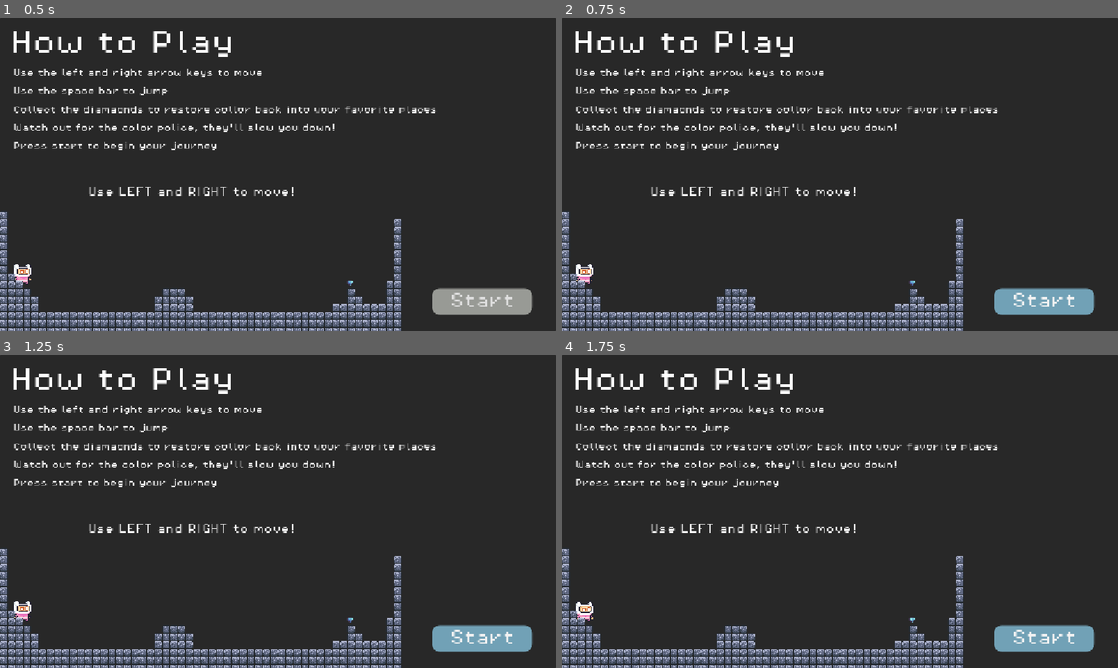
Above: before the commit, frames 1-4 (two rows, left to right).
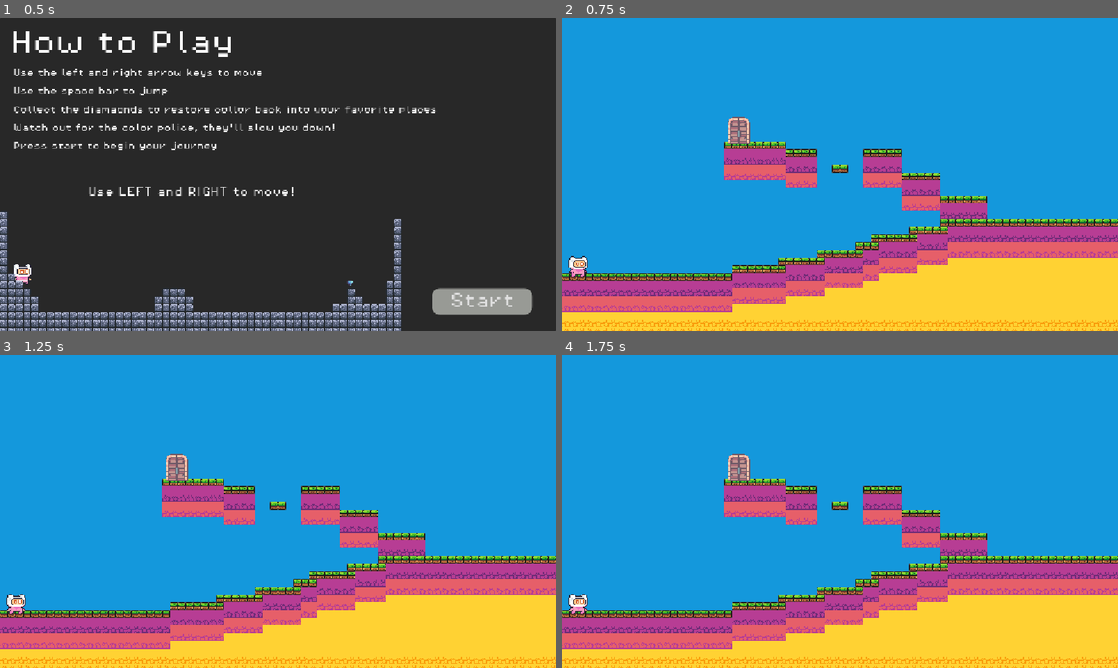
Above: after the commit, the same moments.

Repository: mbravorubio/Godot-PROJECT3
Game: Godot game, scene res://Tutorial.tscn
Same seed, same stepped clock (60 frames per second), same inputs: the game is played once before the commit and once after it. This scene is started directly instead of the project's main scene.
Inputs (mouse positions are in pixels of both pictures, inside the frame that each line leads up to):
- Up to frame 1 (0.5 s): no input
- Up to frame 2 (0.75 s): click "Start" at 0.5 s
- Up to frame 3 (1.25 s): no input
- Up to frame 4 (1.75 s): click (1045, 639) at 1.25 s, where only the run before the commit has a clickable "Start"

Frame 1 is identical in both runs. In frame 2, 99% of the frame differs, in the area x 0-100%, y 0-100%; in frame 3, 99%; in frame 4, 99%.

Commit message:
adding changes

Diff:
--- /dev/null
+++ b/project-2/Music.tscn
@@ -0,0 +1,10 @@
+[gd_scene load_steps=2 format=3 uid="uid://7qewojphc7pp"]
+
+[ext_resource type="AudioStream" uid="uid://ctgrnx1g2mefu" path="res://slow-travel.wav" id="1_fw6bl"]
+
+[node name="Node2D" type="Node2D"]
+
+[node name="AudioStreamPlayer2D" type="AudioStreamPlayer2D" parent="."]
+stream = ExtResource("1_fw6bl")
+volume_db = 1.0
+autoplay = true
--- /dev/null
+++ b/project-2/door_level_1.gd
@@ -0,0 +1,6 @@
+extends Area2D
+
+
+func _on_body_entered(body: Node2D) -> void:
+		if body.is_in_group("player") and body.has_pickup:
+			get_tree().change_scene_to_file("res://level_2.tscn")
--- /dev/null
+++ b/project-2/door_level_1.tscn
@@ -0,0 +1,21 @@
+[gd_scene load_steps=4 format=3 uid="uid://cwd4n3rxgrqsb"]
+
+[ext_resource type="Script" uid="uid://cvw4ag1onnyjq" path="res://door_level_1.gd" id="1_li0h7"]
+[ext_resource type="Texture2D" uid="uid://dsqnym3081moq" path="res://Sprites/11-Door/Idle.png" id="1_s6yjm"]
+
+[sub_resource type="CapsuleShape2D" id="CapsuleShape2D_s6yjm"]
+radius = 18.0
+height = 52.0
+
+[node name="DoorLevel1" type="Area2D"]
+collision_mask = 2
+script = ExtResource("1_li0h7")
+
+[node name="Sprite2D" type="Sprite2D" parent="."]
+texture = ExtResource("1_s6yjm")
+
+[node name="CollisionShape2D" type="CollisionShape2D" parent="."]
+shape = SubResource("CapsuleShape2D_s6yjm")
+
+[connection signal="body_entered" from="." to="." method="_on_body_entered"]
+[connection signal="body_shape_entered" from="." to="." method="_on_body_shape_entered"]
--- /dev/null
+++ b/project-2/door_level_3.gd
@@ -0,0 +1,6 @@
+extends Area2D
+
+
+func _on_body_entered(body: Node2D) -> void:
+		if body.is_in_group("player") and body.has_pickup:
+			get_tree().change_scene_to_file("res://final_scene.tscn")
--- /dev/null
+++ b/project-2/door_level_3.tscn
@@ -0,0 +1,23 @@
+[gd_scene load_steps=4 format=3 uid="uid://cko412xv8ew37"]
+
+[ext_resource type="Texture2D" uid="uid://dsqnym3081moq" path="res://Sprites/11-Door/Idle.png" id="1_7jqnj"]
+[ext_resource type="Script" uid="uid://c4wcfb4lxisq4" path="res://door_level_3.gd" id="1_a77q3"]
+
+[sub_resource type="CapsuleShape2D" id="CapsuleShape2D_a77q3"]
+radius = 22.0
+height = 58.0
+
+[node name="DoorLevel3" type="Area2D"]
+collision_mask = 2
+script = ExtResource("1_a77q3")
+
+[node name="Sprite2D" type="Sprite2D" parent="."]
+position = Vector2(4.5, -5.5)
+scale = Vector2(1.1956521, 1.1964285)
+texture = ExtResource("1_7jqnj")
+
+[node name="CollisionShape2D" type="CollisionShape2D" parent="."]
+position = Vector2(4, -3)
+shape = SubResource("CapsuleShape2D_a77q3")
+
+[connection signal="body_entered" from="." to="." method="_on_body_entered"]
--- /dev/null
+++ b/project-2/final_scene.tscn
@@ -0,0 +1,3 @@
+[gd_scene format=3 uid="uid://b23s55u8l0qk1"]
+
+[node name="FinalScene" type="Node2D"]
--- a/project-2/main_menu.gd
+++ b/project-2/main_menu.gd
@@ -12,7 +12,7 @@
 
 
 func _on_start_pressed() -> void:
-	get_tree().change_scene_to_file("res://level_1.tscn")
+	get_tree().change_scene_to_file("res://level_door.tscn")
 
 
 
--- a/project-2/pickups.gd
+++ b/project-2/pickups.gd
@@ -1,4 +1,5 @@
 extends Area2D
+signal collected
 
 func _on_body_entered(body: Node2D) -> void:
 	# Only the player can collect this
--- a/project-2/project.godot
+++ b/project-2/project.godot
@@ -14,6 +14,10 @@
 run/main_scene="uid://dpf26f4rqnmn2"
 config/features=PackedStringArray("4.5", "GL Compatibility")
 config/icon="res://icon.svg"
+
+[autoload]
+
+Music="*res://Music.tscn"
 
 [display]
 
--- a/project-2/tutorial.gd
+++ b/project-2/tutorial.gd
@@ -1,7 +1,7 @@
 extends Control
 
 func _on_button_pressed() -> void:
-	get_tree().change_scene_to_file("level_1.tscn")
+	get_tree().change_scene_to_file("res://level_door.tscn")
 
 
 @onready var player = $Player
@@ -42,7 +42,7 @@
 			pass
 
 func _on_pickup_collected():
-	panel.modulate = Color(0.2, 1.0, 0.2)  # turn panel green
+	panel.modulate = Color(1.0, 0.2, 0.573, 1.0)  # turn panel green
 	hint_label.text = "Awesome! Tutorial complete!"
 	stage = 3
 	tutorial_complete = true
Not shown, added: project-2/door_level_1.gd.uid
Not shown, added: project-2/door_level_3.gd.uid
Not shown, changed: project-2/level_3.tscn
Not shown, added: project-2/slow-travel.wav.import
Not shown, added: project-2/slow-travel.wav
